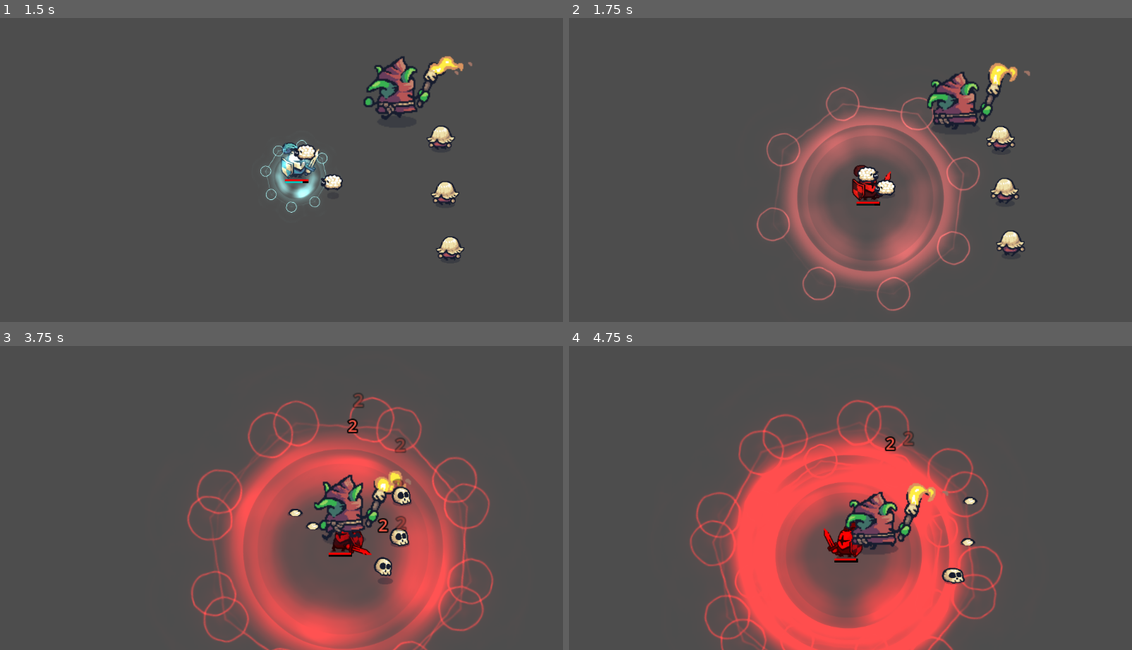
Above: before the commit, frames 1-4 (two rows, left to right).
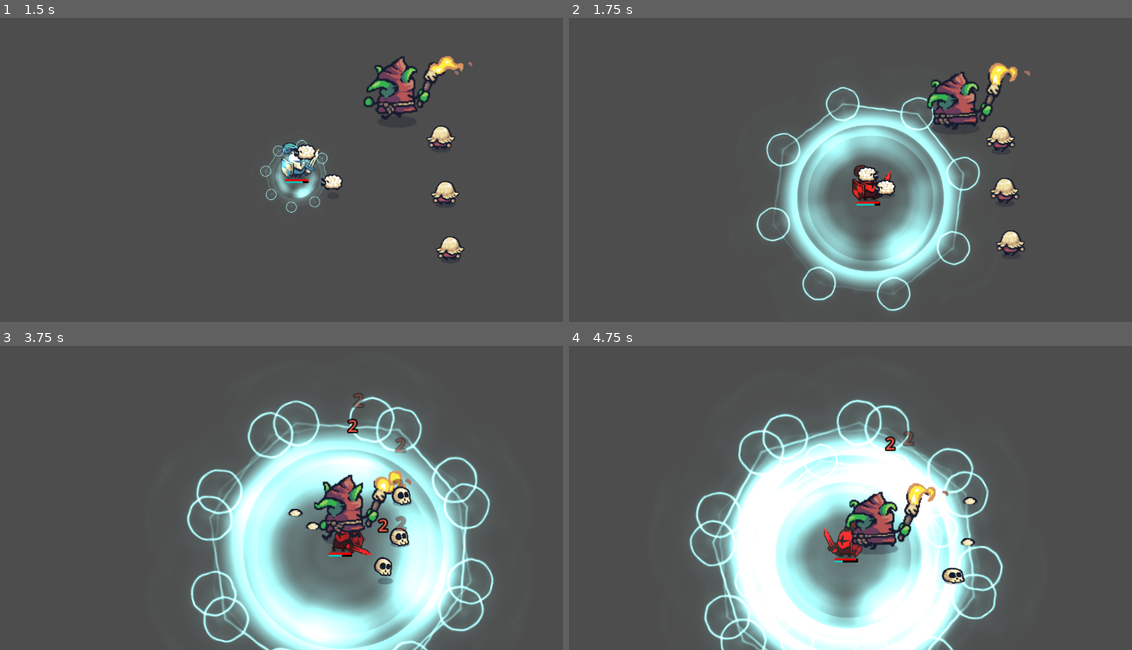
Above: after the commit, the same moments.

Repository: GracilianoOG/godot-dio-tiny-swords
Game: Godot game, scene res://test_scenes/test_player.tscn
The game is run twice, just before and just after one commit, with the same random seed, the same clock (stepped at 60 frames per second) and the same inputs. This scene is started directly instead of the project's main scene.
Inputs (mouse positions are in pixels of both pictures, inside the frame that each line leads up to):
- Up to frame 1 (1.5 s): move the mouse to (405, 148) at 0.52 s; hold D (move_right) 0.53-1.28 s; click (405, 148) at 0.6 s; move the mouse to (168, 179) at 1.27 s; hold S (move_down) from 1.28 s (still down); tap F (special) at 1.35 s
- Up to frame 2 (1.75 s): keep holding S (move_down)
- Up to frame 3 (3.75 s): move the mouse to (337, 422) at 2.02 s; release S (move_down) at 2.03 s; hold D (move_right) 2.03-2.78 s; click (337, 422) at 2.1 s; move the mouse to (253, 555) at 2.77 s; hold W (move_up) 2.78-3.53 s; tap F (special) at 2.85 s; move the mouse to (450, 540) at 3.52 s; hold A (move_left) from 3.53 s (still down); click (450, 540) at 3.6 s
- Up to frame 4 (4.75 s): keep holding A (move_left); move the mouse to (681, 443) at 4.27 s; tap F (special) at 4.35 s

Frame 1 is identical in both runs. In frame 2, 14% of the frame differs, in the area x 33-74%, y 22-97%; in frame 3, 29%; in frame 4, 30%, in the area x 21-78%, y 17-100%.

Commit message:
Fix player children nodes changing color
When the player receives damage, only its sprite should change the color to red.

Diff:
--- a/player/player.gd
+++ b/player/player.gd
@@ -212,11 +212,11 @@
 
 	health -= amount
 
-	modulate = Color.RED
+	sprite.modulate = Color.RED
 	var tween = create_tween()
 	tween.set_ease(Tween.EASE_IN)
 	tween.set_trans(Tween.TRANS_QUINT)
-	tween.tween_property(self, "modulate", Color.WHITE, 0.3)
+	tween.tween_property(sprite, "modulate", Color.WHITE, 0.3)
 
 	if health <= 0:
 		die()
